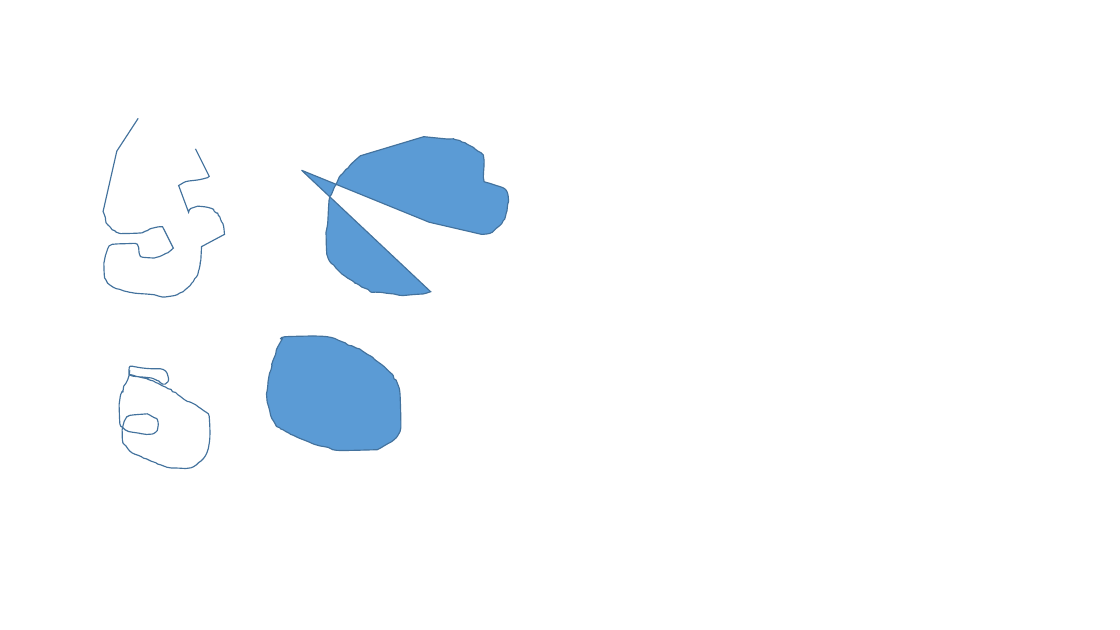
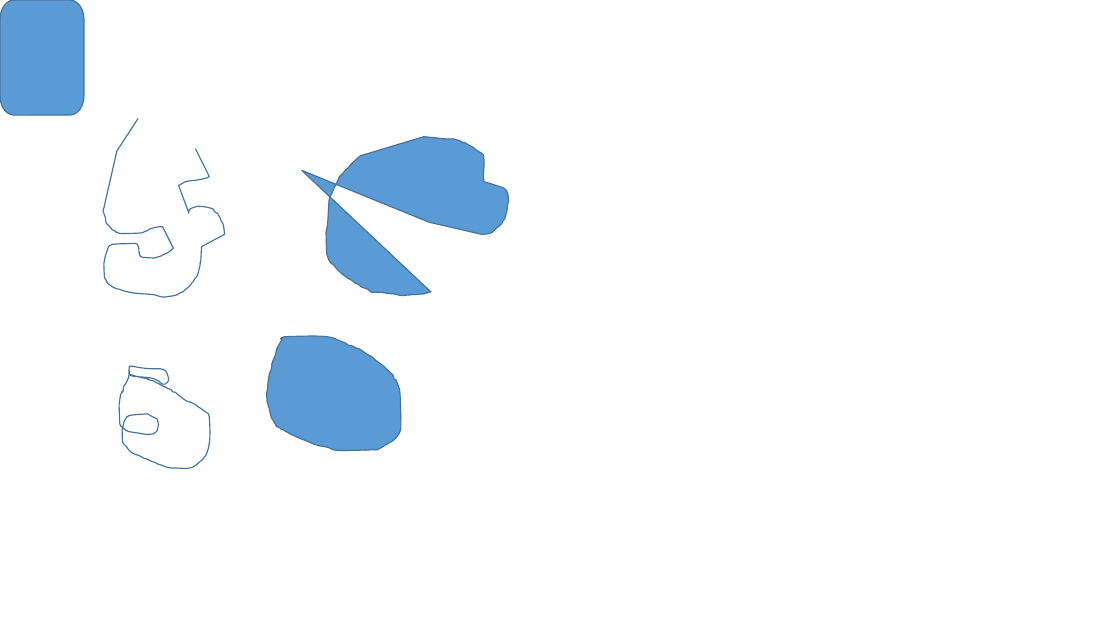
Before and after one commit to lindexi/lindexi_gd, a slide deck: slide 1 of LalyearnabodaLayheryacucha/LalyearnabodaLayheryacucha/自定义形状.pptx. Drawn at 1120x630 pixels with LibreOffice and Linux fonts; fonts in the diff are those of the drawing. Boxes give left, top, right and bottom in pixels: in the first picture for what was removed or moved away, otherwise in the second. Text is boxed around its words. In the diff, an @@ line names an element or a change of style, - is before the commit and + after.

```diff
--- a/LalyearnabodaLayheryacucha/LalyearnabodaLayheryacucha/自定义形状.pptx
+++ b/LalyearnabodaLayheryacucha/LalyearnabodaLayheryacucha/自定义形状.pptx
@@ freeform shape added at box(0, 0, 192, 120), fill #5B9BD5, outline #43739E 1 pt @@
```
Also in this commit, not shown: 3 other files.
